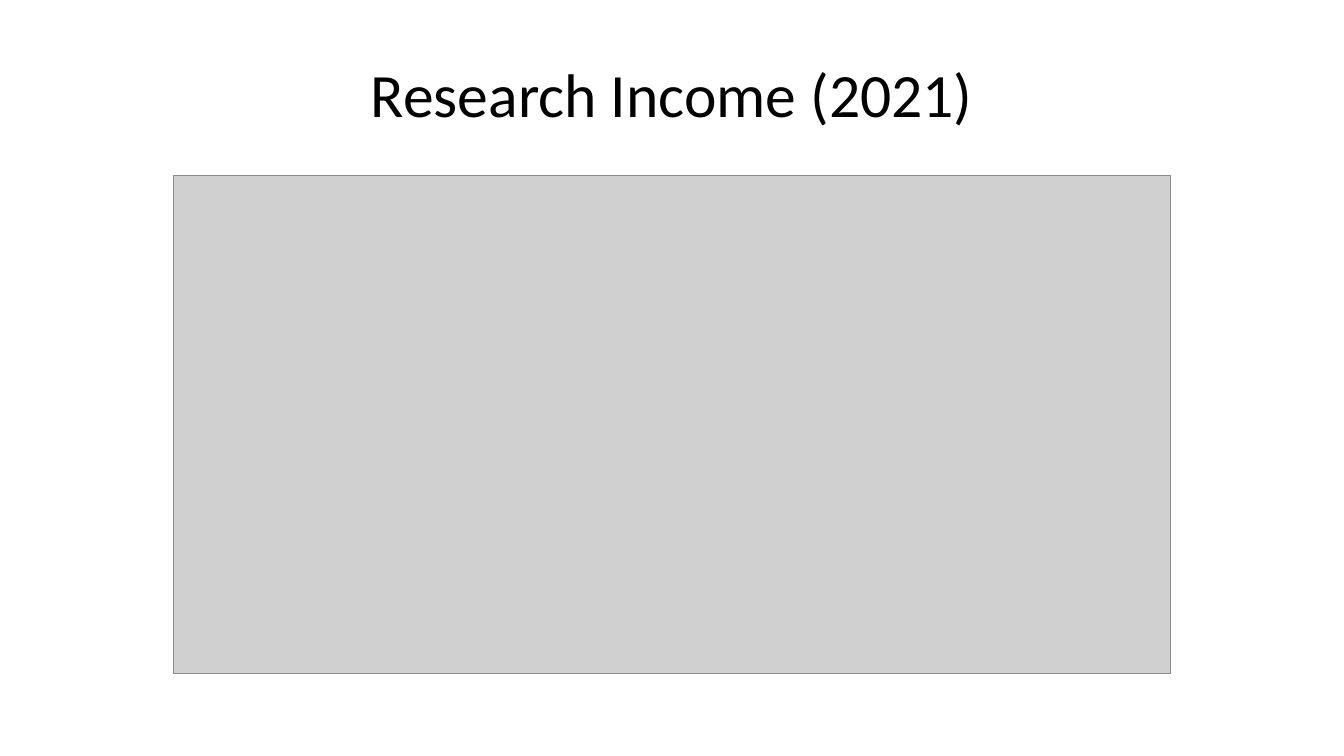
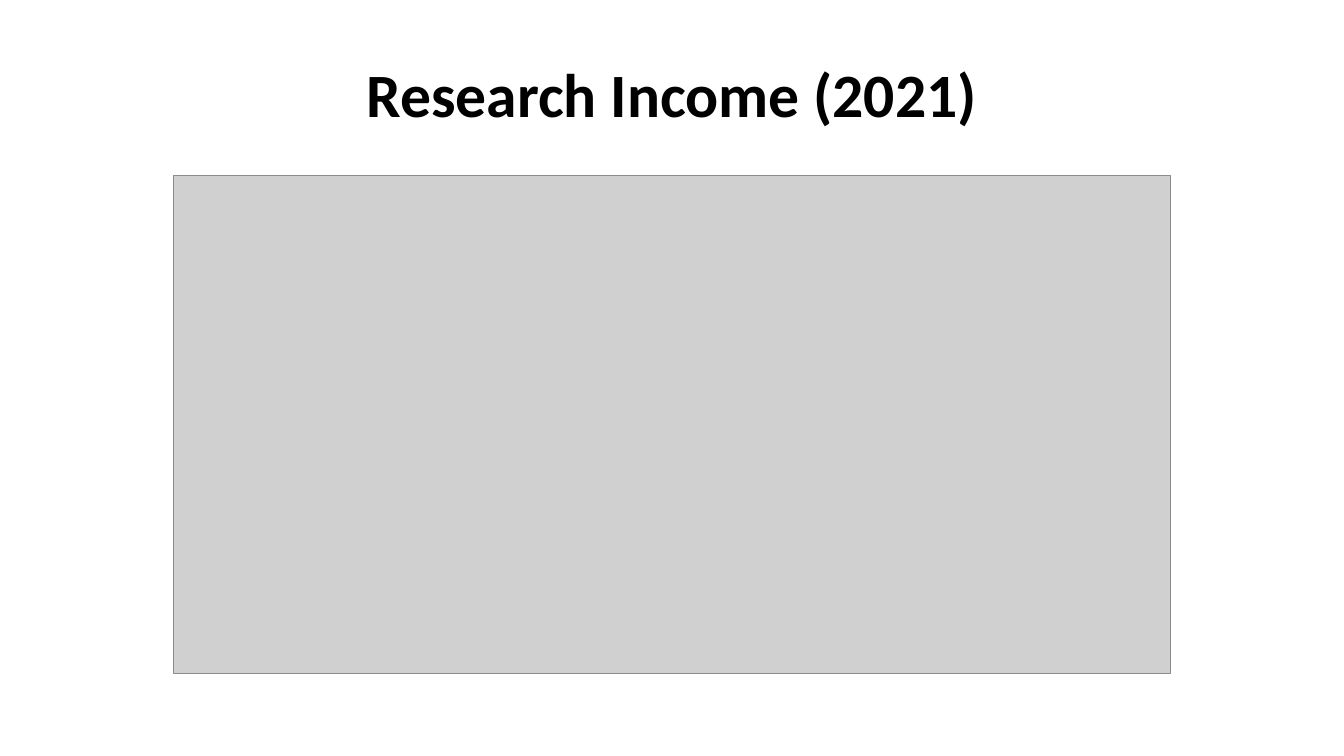
Before and after one commit to edinburgh-earth-initiative/climate_research_impact, a slide deck: slide 8 of Presentation_climate_research.pptx (slide 6 before the commit). Drawn at 1344x756 pixels with LibreOffice and Linux fonts; fonts in the diff are those of the drawing; grey boxes stand for pictures. Boxes give left, top, right and bottom in pixels: in the first picture for what was removed or moved away, otherwise in the second. Text is boxed around its words. In the diff, an @@ line names an element or a change of style, - is before the commit and + after.

```diff
--- a/Presentation_climate_research.pptx
+++ b/Presentation_climate_research.pptx
@@ title "Research Income (2021)" at (367, 71, 977, 126): bold on @@
```
Also in this commit, not shown: 11 other slides changed, 3 slides added, 1 slide removed, 55 other files.
